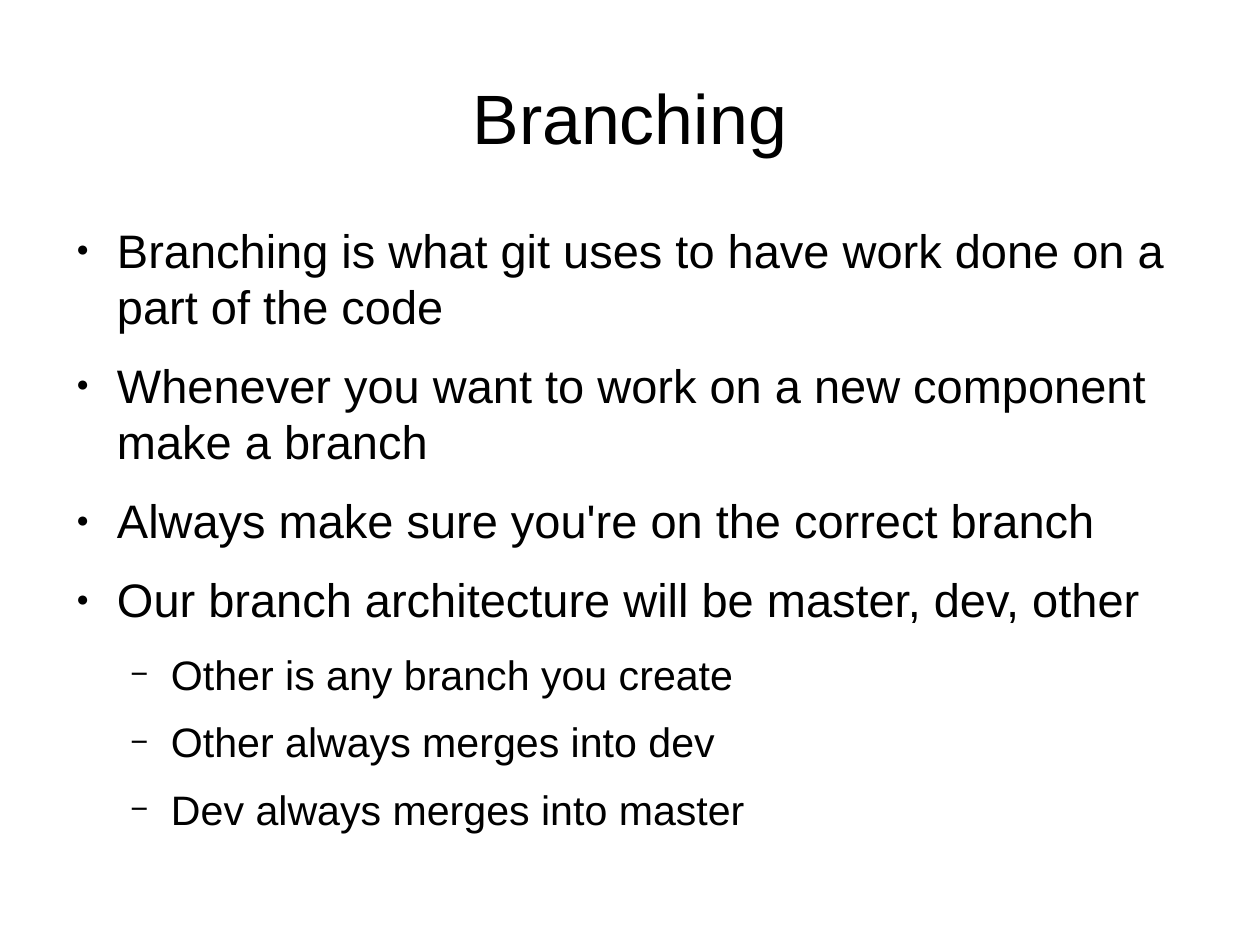
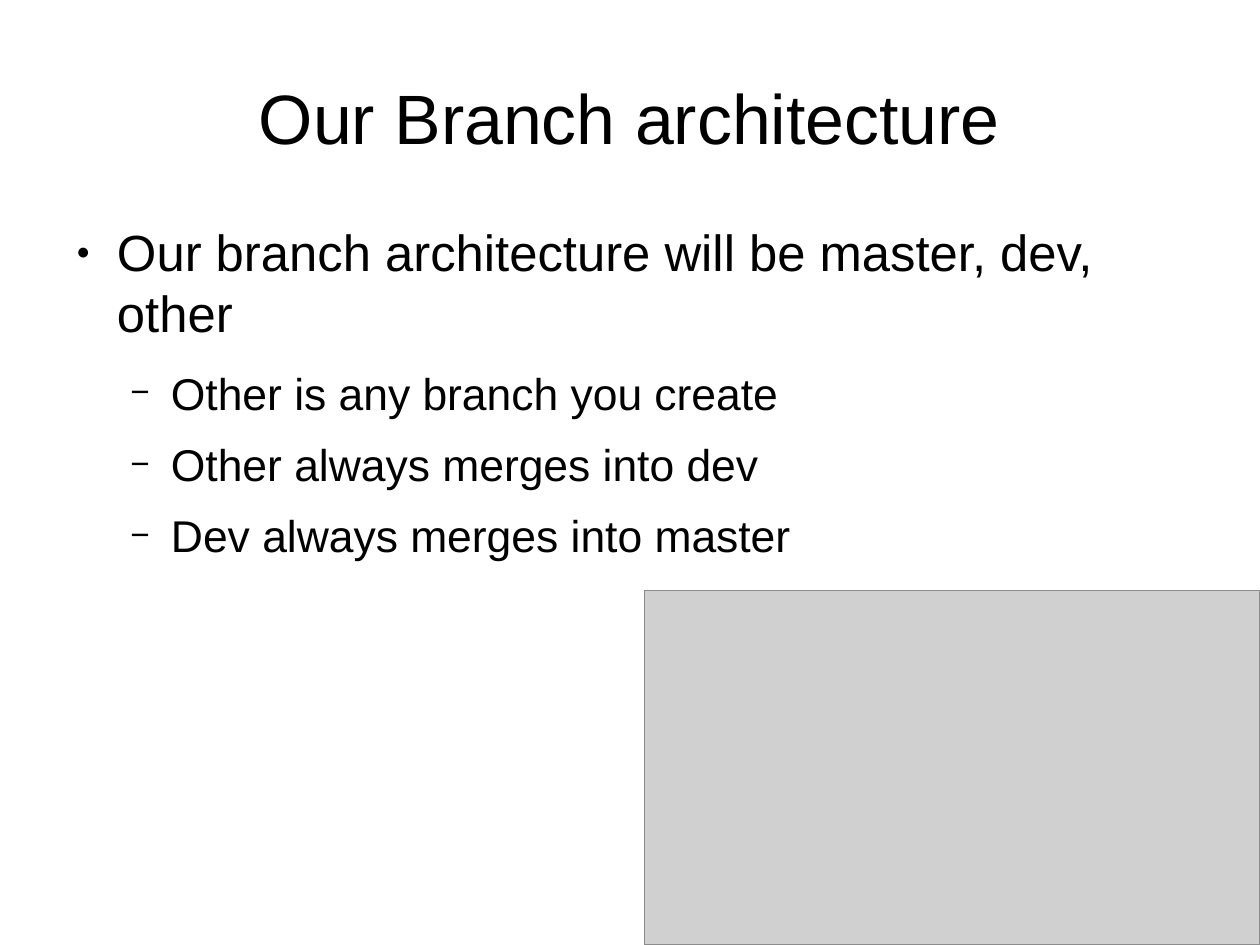
Before and after one commit to UMKCRobotics/Chris-Git-Presentation, a slide deck: slide 18 of presentation.odp (slide 9 before the commit). Drawn at 1260x945 pixels with LibreOffice and Linux fonts; fonts in the diff are those of the drawing; grey boxes stand for pictures. Boxes give left, top, right and bottom in pixels: in the first picture for what was removed or moved away, otherwise in the second. Text is boxed around its words. In the diff, an @@ line names an element or a change of style, - is before the commit and + after.

```diff
--- a/presentation.odp
+++ b/presentation.odp
@@ title at box(259, 93, 1000, 145): text changed @@
-Branching
+Our Branch architecture
@@ text "Our branch architecture will be ..." at box(117, 234, 1092, 562): size 29.6 to 32 pt in "Our branch architecture will be master, dev, ..."; size 25.9 to 28 pt in "Other is any branch you create", "Other always merges into dev", "Dev always merges into master" @@
@@ text at box(117, 234, 1164, 547): paragraphs removed @@
-● Branching is what git uses to have work done on a part of the code
-● Whenever you want to work on a new component make a branch
-● Always make sure you're on the correct branch
@@ picture added at box(645, 591, 1260, 945) @@
```
Also in this commit, not shown: 4 other slides changed, 13 slides added, 1 slide removed, 16 other files.
